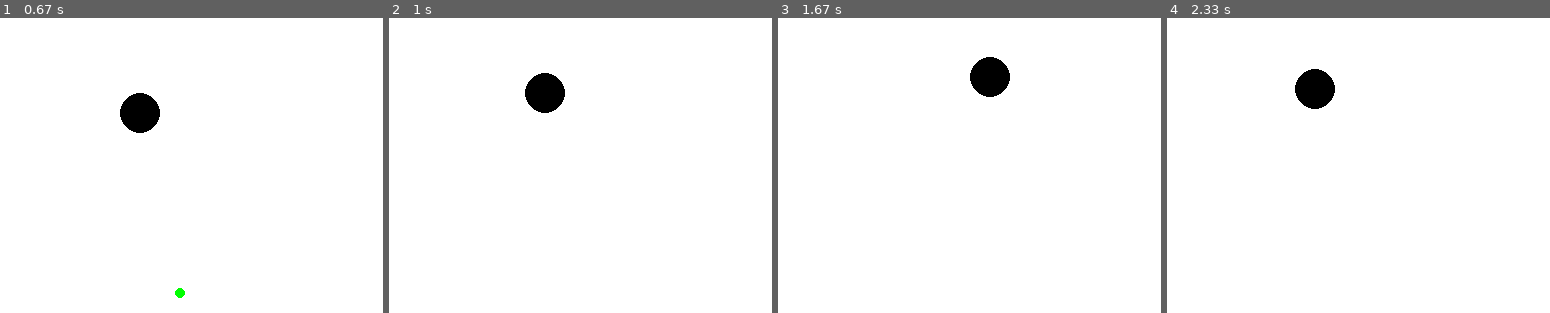
Above: before the commit, frames 1-4 (left to right).
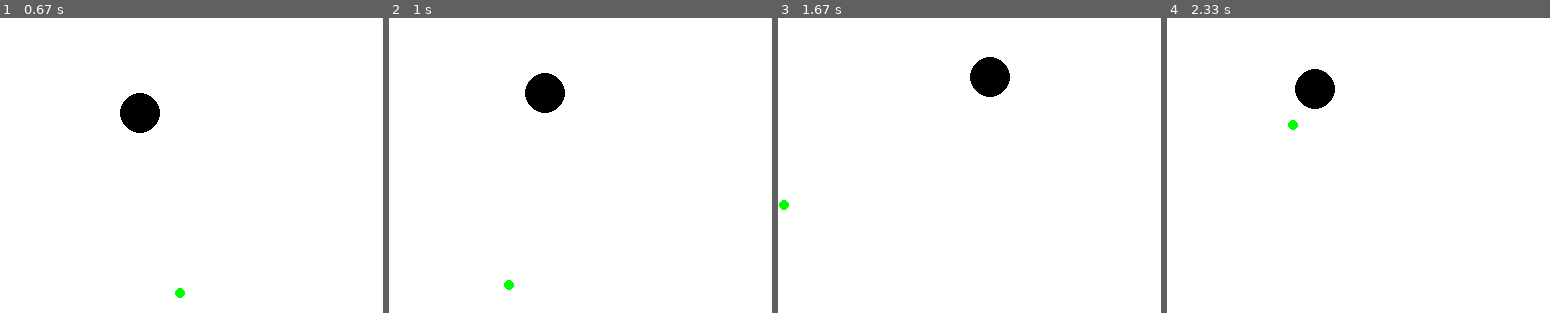
Above: after the commit, the same moments.

Repository: nicholask98/simple-ball-game-pygame
Game: pygame game, started from main.py
The game is run twice, just before and just after one commit, with the same random seed, the same clock (stepped at 60 frames per second) and the same inputs.
Inputs:
- Up to frame 1 (0.67 s): hold Right from 0.33 s (still down)
- Up to frame 2 (1 s): release Right at 0.8 s; hold Up from 0.83 s (still down)
- Up to frame 3 (1.67 s): release Up at 1.13 s; hold Right 1.17-1.63 s
- Up to frame 4 (2.33 s): hold Left 1.67-2.2 s; hold Down from 2.23 s (still down)

Frame 1 is identical in both runs. In frame 2, less than 0.1% of the frame differs, in the area x 30-33%, y 88-93%; in frame 3, less than 0.1%; in frame 4, less than 0.1%.

Commit message:
BOUNCING
I got that green ball BOUNCIN'

Diff:
--- a/main.py
+++ b/main.py
@@ -44,25 +44,50 @@
 		elif self.y + self.radius > SCREEN_HEIGHT:
 			self.y = SCREEN_HEIGHT - self.radius
 
+	def input_check(self, pressed):
+		if pressed[pygame.K_UP]:
+			self.move("UP")
+		if pressed[pygame.K_DOWN]:
+			self.move("DOWN")
+		if pressed[pygame.K_LEFT]:
+			self.move("LEFT")
+		if pressed[pygame.K_RIGHT]:
+			self.move("RIGHT")
+
 class AutoBall(Ball):
-	def move(self, hori_wall, vert_wall):
-		if hori_wall == 'TOP':
-			if vert_wall == 'RIGHT':
+	def __init__(self, x, y, radius, color, screen):
+		Ball.__init__(self, x, y, radius, color, screen)
+		self.hori_wall = 'TOP'
+		self.vert_wall = 'RIGHT'
+
+	def move(self):
+		if self.hori_wall == 'TOP':
+			if self.vert_wall == 'RIGHT':
 				self.x -= 3
 				self.y += 2
-			elif vert_wall == 'LEFT':
+			elif self.vert_wall == 'LEFT':
 				self.x += 3
 				self.y += 2
-		elif hori_wall == 'BOTTOM':
-			if vert_wall == 'RIGHT':
+		elif self.hori_wall == 'BOTTOM':
+			if self.vert_wall == 'RIGHT':
 				self.x -= 3
 				self.y -= 2
-			elif vert_wall == 'LEFT':
+			elif self.vert_wall == 'LEFT':
 				self.x += 3
 				self.y -= 2
 
+
+	# BETTER THAN NOTHING FOR NOW LOL
+	# vvv Keeps green ball on the screen but doesn't yet change its direction
 	def wall_check(self):
-		pass
+		if self.x - self.radius < 0:
+			self.vert_wall = "LEFT"
+		elif self.x + self.radius > SCREEN_WIDTH:
+			self.vert_wall = "RIGHT"
+		if self.y - self.radius < 0:
+			self.hori_wall = "TOP"
+		elif self.y + self.radius > SCREEN_HEIGHT:
+			self.hori_wall = "BOTTOM"
 
 
 #The next two lines initiate the game and set the window size by the values we defined on the variables SCREEN_HEIGHT and SCREEN_WIDTH
@@ -80,8 +105,6 @@
 
 # Create goal ball AutoBall Instance object
 ball2 = AutoBall(SCREEN_WIDTH - 100, SCREEN_HEIGHT - 100, 5, (0, 255, 0), screen)
-green_last_hori_wall = 'TOP'
-green_last_vert_wall = 'RIGHT'
 
 #While the user doesn't quit
 while not done:
@@ -93,32 +116,17 @@
 
 	#Listen for keys pressed
 	pressed = pygame.key.get_pressed()
+
 	#Call the function to update the ball's position based on the keys that are being pressed
-	if pressed[pygame.K_UP]:
-		ball1.move("UP")
-	if pressed[pygame.K_DOWN]:
-		ball1.move("DOWN")
-	if pressed[pygame.K_LEFT]:
-		ball1.move("LEFT")
-	if pressed[pygame.K_RIGHT]:
-		ball1.move("RIGHT")
+	ball1.input_check(pressed)
 
-		# WORK ON THIS NEXT =======================
-		# green ball should move diagonally each frame based on the last two walls it touched
+	# Checks last two walls the green ball contacted, then moves the green ball
+	ball2.wall_check()
+	ball2.move()
 
-	ball2.move(green_last_hori_wall, green_last_vert_wall)
-
-
-	if ball2.x >= SCREEN_WIDTH:
-		green_last_vert_wall == 'RIGHT'
-	if ball2.x <= SCREEN_WIDTH:
-		green_last_vert_wall == 'LEFT'
-	if ball2.y <= SCREEN_HEIGHT:
-		green_last_hori_wall == 'TOP'
-	if ball2.y >= SCREEN_HEIGHT:
-		green_last_hori_wall == 'BOTTOM'
-
-	# ============================
+	# FIXME: NEXT TO DO!!!
+	# Add Score variable (Not sure if right here is the best place). Detect if the two balls are
+	# in contact, and if so, increment score variable by 10
 
 	#Paint the screen white
 	screen.fill((255, 255, 255))
